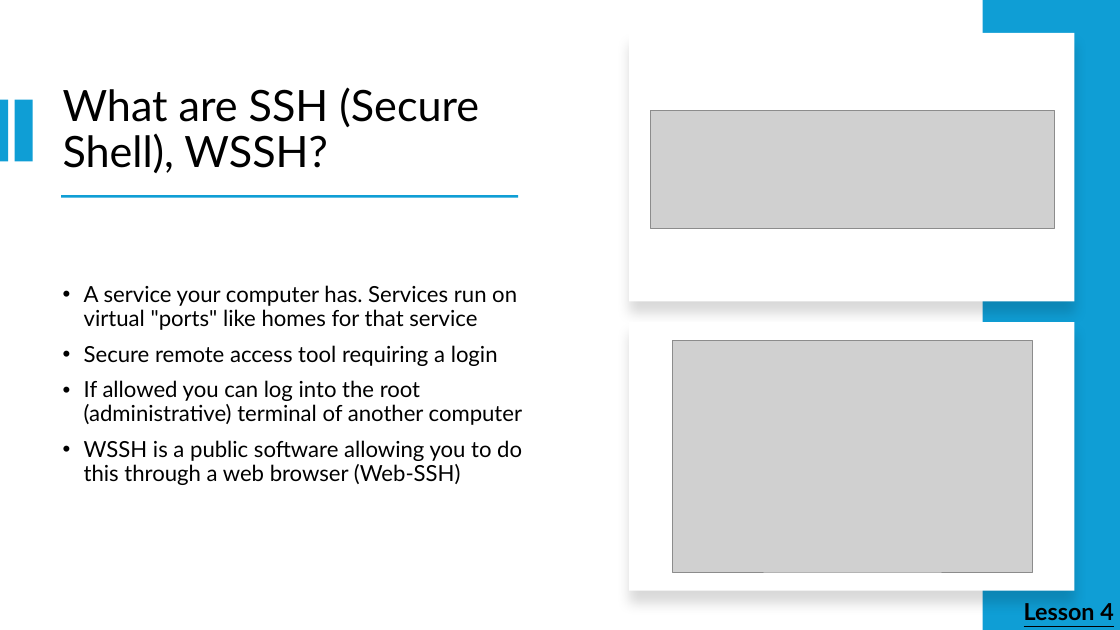
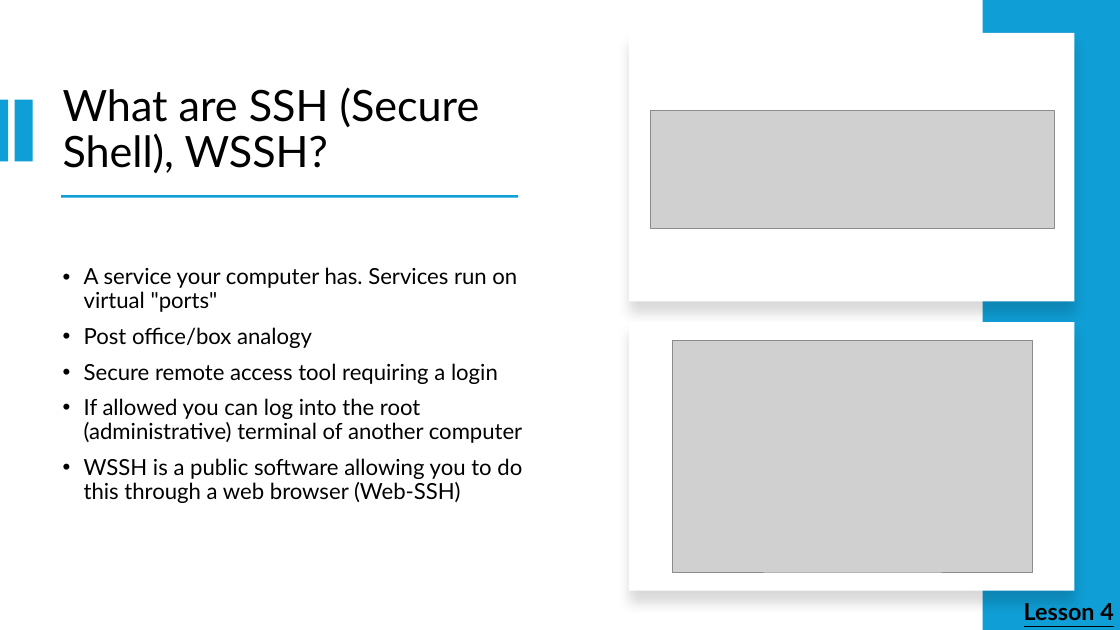
Before and after one commit to cadenkelly-lang/CyberSec-Networking-2026-REU, a slide deck: slide 64 of Module Content, End of Summer Presentation Content/Training Module Slides.pptx (slide 62 before the commit). Drawn at 1120x630 pixels with LibreOffice and Linux fonts; fonts in the diff are those of the drawing; grey boxes stand for pictures. Boxes give left, top, right and bottom in pixels: in the first picture for what was removed or moved away, otherwise in the second. Text is boxed around its words. In the diff, an @@ line names an element or a change of style, - is before the commit and + after.

```diff
--- a/Module Content, End of Summer Presentation Content/Training Module Slides.pptx
+++ b/Module Content, End of Summer Presentation Content/Training Module Slides.pptx
@@ text at (x1=84, y1=267, x2=517, y2=348): text changed @@
-• A service your computer has. Services run on virtual "ports" like homes for that service
+• A service your computer has. Services run on virtual "ports"
+• Post office/box analogy
```
Also in this commit, not shown: 9 other slides changed, 3 slides added, 1 slide removed, 1 other file.
